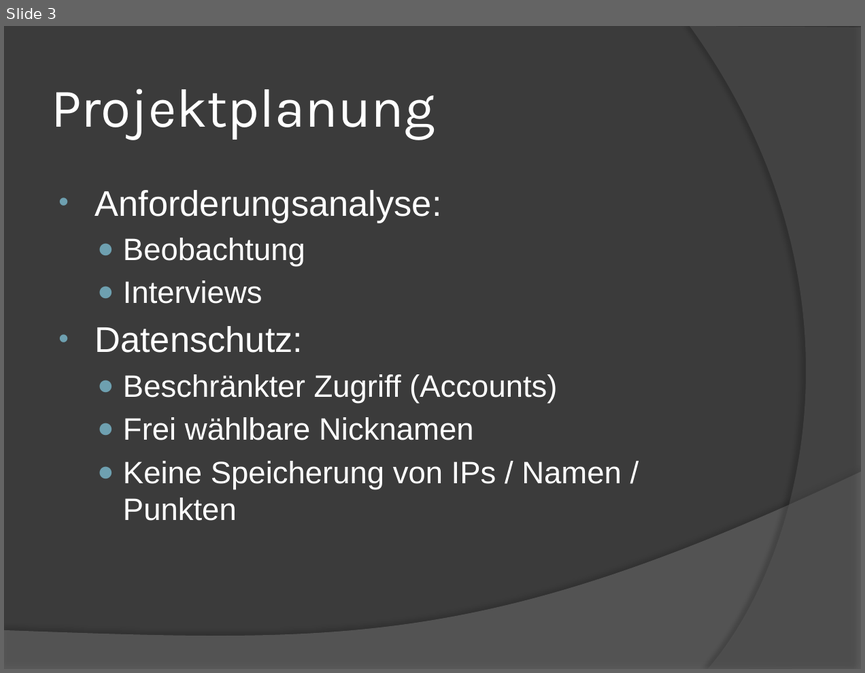
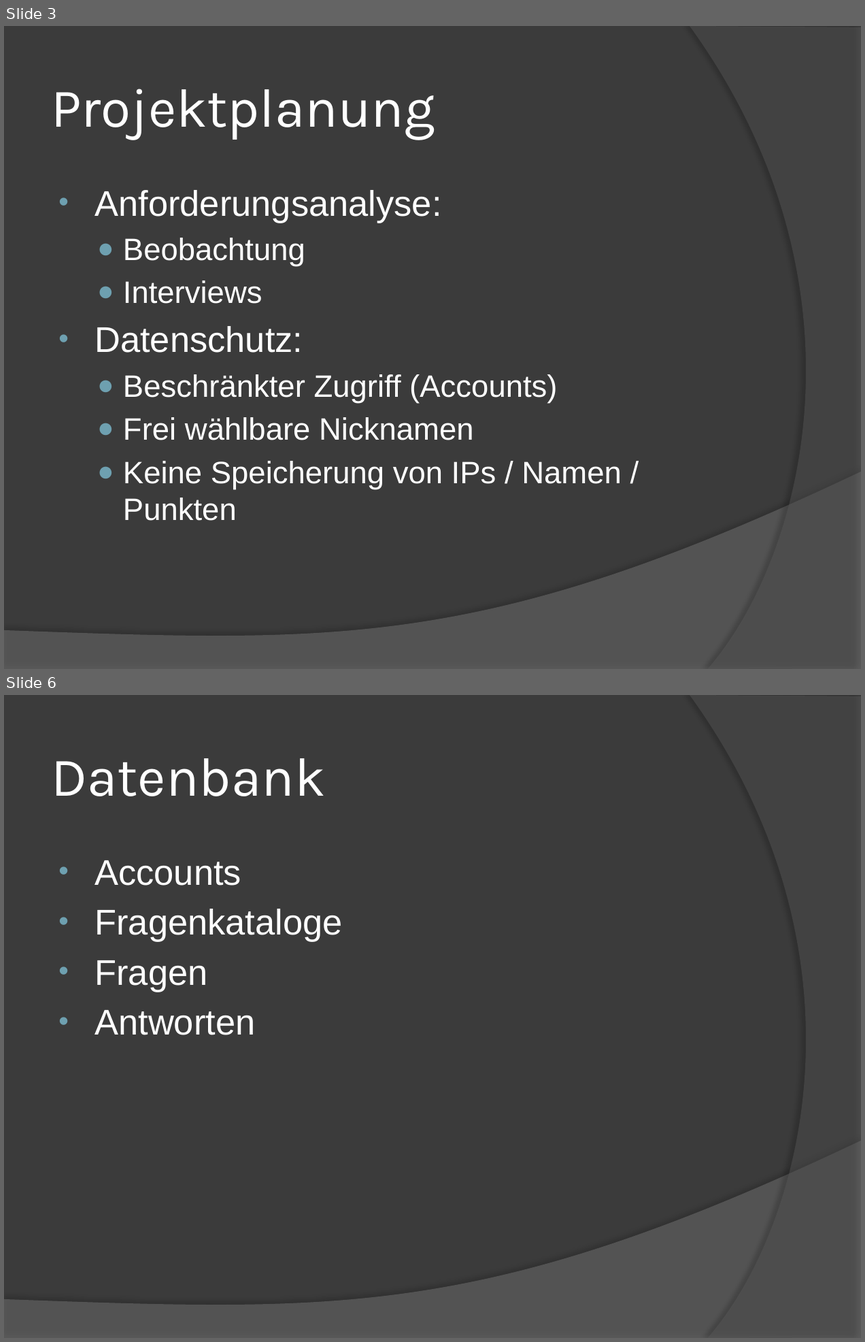
Before and after one commit to L0RDGRlM/klaraoppquiz, a slide deck: KlaraOpp-Quiz.pptx. Shown one above the other, each under a label of ours: slide 3 before the commit, slides 3 and 6 after it; the slides between them are not shown. The pictures are 865x673 and 865x1342 pixels, drawn with LibreOffice and Linux fonts; fonts in the diff are those of the drawing. Boxes give left, top, right and bottom in pixels: in the first picture for what was removed or moved away, otherwise in the second. Text is boxed around its words. In the diff, an @@ line names an element or a change of style, - is before the commit and + after.

```diff
--- a/KlaraOpp-Quiz.pptx
+++ b/KlaraOpp-Quiz.pptx
@@ slide 6 added at box(4, 695, 861, 1338), background #3B3B3B; not listed: 2 template elements that a slide beside it also shows @@
@@ title added at box(51, 758, 325, 796), 46 pt, text #FFFFFF @@
+Datenbank
@@ text added at box(94, 860, 343, 1035), 30 pt, text #FFFFFF @@
+• Accounts
+• Fragenkataloge
+• Fragen
+• Antworten
```
Also in this commit, not shown: 1 slide changed, 8 other slides added.
